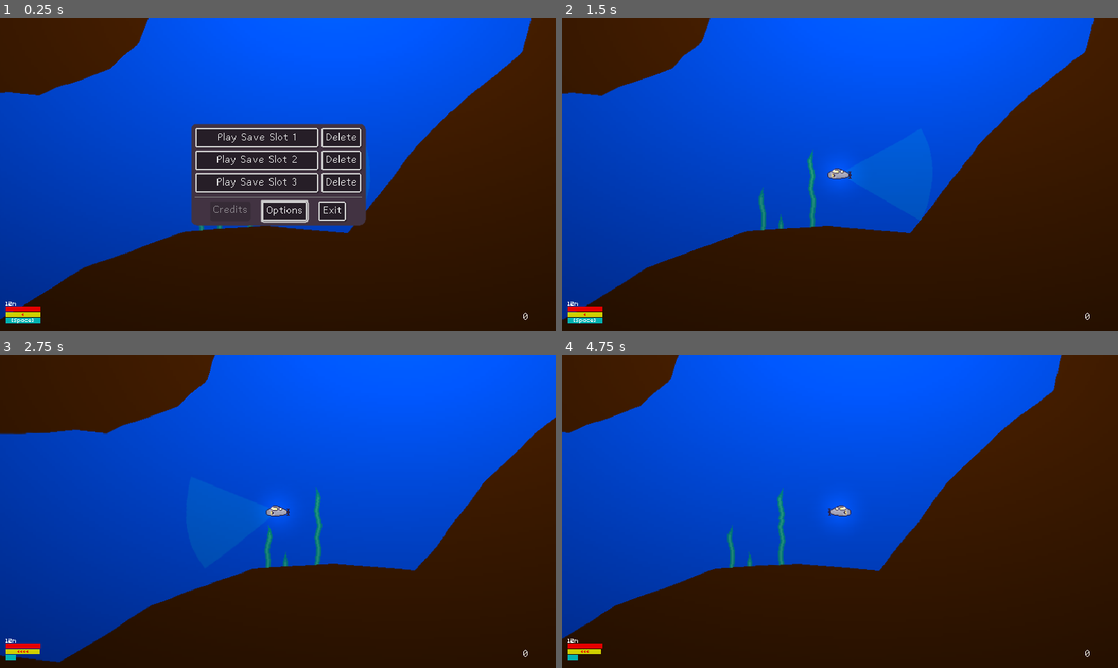
Above: before the commit, frames 1-4 (two rows, left to right).
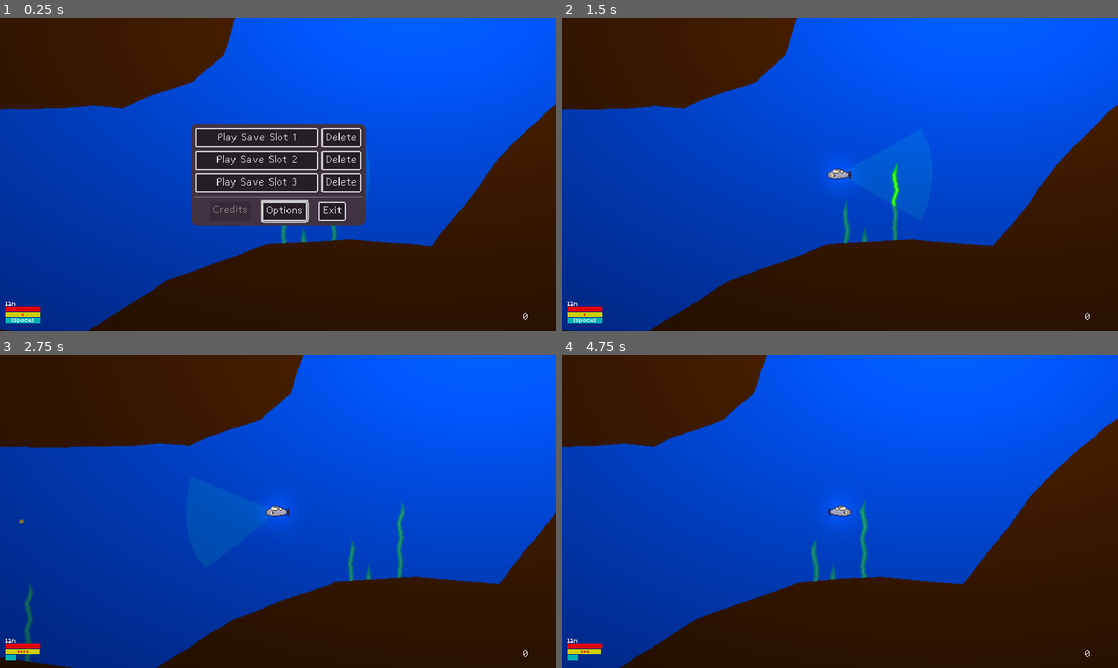
Above: after the commit, the same moments.

Repository: lupuchard/spooky-jam-submarine
Game: Godot game, scene res://Scene/Main.tscn
Two runs of this game, one before a commit and one after it. Both use one fixed random seed, a clock stepped at 60 frames per second and the inputs below.
Inputs (mouse positions are in pixels of both pictures, inside the frame that each line leads up to):
- Up to frame 1 (0.25 s): no input
- Up to frame 2 (1.5 s): move the mouse to (962, 158) at 0.52 s; hold Right (right) 0.53-1.25 s; hold Up (ascend) 0.53-1.25 s; click (962, 158) at 0.67 s; click "Play Save Slot 1" at 1.25 s
- Up to frame 3 (2.75 s): move the mouse to (166, 527) at 2.02 s; hold Left (left) from 2.03 s (still down); tap Up (ascend) at 2.1 s; tap Space (dash) at 2.3 s
- Up to frame 4 (4.75 s): move the mouse to (895, 442) at 2.77 s; release Left (left) at 2.78 s; hold Space (dash) 2.78-3.53 s; hold Right (right) 2.78-4.28 s; move the mouse to (812, 574) at 3.52 s; right-click (812, 574) at 3.6 s; click (812, 574) at 3.67 s; tap Space (dash) at 3.8 s; move the mouse to (1006, 558) at 4.27 s; hold Left (left) from 4.28 s (still down); hold Space (dash) from 4.28 s (still down)

The runs differ from the first frame. In frame 1, 22% of the frame differs, in the area x 0-100%, y 0-100%; in frame 2, 23%; in frame 3, 21%; in frame 4, 24%.

Commit message:
Low power warning

Diff:
--- a/Gui/PowerConsumptionIndicator.gd
+++ b/Gui/PowerConsumptionIndicator.gd
@@ -1,6 +1,15 @@
 extends Label
+
+const alarm_sound = preload("res://Assets/Sound/alarm.mp3")
 
 @export var player: Player
 
 func _process(_delta: float):
 	text = "<".repeat(player.get_current_power_drain())
+
+	var low_battery = player.stats[Player.Stat.Battery] < player.max_stats[Player.Stat.Battery] / 2
+	if low_battery and !$LowPowerWarning.visible:
+		$LowPowerWarning.visible = true
+		Audio.play(alarm_sound)
+	elif !low_battery:
+		$LowPowerWarning.visible = false
--- a/Scene/Main.tscn
+++ b/Scene/Main.tscn
@@ -305,7 +305,7 @@
 
 [node name="Player" type="CharacterBody2D" parent="World"]
 unique_name_in_owner = true
-position = Vector2(161, 254)
+position = Vector2(46, 236)
 collision_layer = 9
 collision_mask = 9
 script = ExtResource("1_rgh2o")
@@ -689,6 +689,16 @@
 script = ExtResource("21_g6i1l")
 player = NodePath("../../../World/Player")
 
+[node name="LowPowerWarning" type="Label" parent="CanvasLayer/PowerBar/PowerConsumptionIndicator"]
+layout_mode = 0
+offset_left = 50.0
+offset_top = 3.0
+offset_right = 90.0
+offset_bottom = 21.0
+theme_type_variation = &"LabelBig"
+theme_override_colors/font_color = Color(1, 0, 0, 1)
+text = "!!!"
+
 [node name="DashBar" type="ColorRect" parent="CanvasLayer" node_paths=PackedStringArray("player")]
 offset_left = 8.0
 offset_top = 414.0
@@ -989,9 +999,15 @@
 text = "Return"
 
 [node name="TipText" type="Label" parent="CanvasLayer"]
-offset_left = 71.0
-offset_top = 402.0
-offset_right = 340.0
-offset_bottom = 420.0
+anchors_preset = 12
+anchor_top = 1.0
+anchor_right = 1.0
+anchor_bottom = 1.0
+offset_top = -28.0
+offset_bottom = -10.0
+grow_horizontal = 2
+grow_vertical = 0
 theme_type_variation = &"LabelBig"
+text = "Tip: Right click or press the right analog stick to toggle spotlight."
+horizontal_alignment = 1
 script = ExtResource("41_i6ddj")
--- a/Scene/TipText.gd
+++ b/Scene/TipText.gd
@@ -12,9 +12,9 @@
 	time_passed += delta
 
 	if time_passed > WHEN_DASH_HINT and !dash_pressed:
-		text = "Tip: Press space to dash."
+		text = "Tip: Press space or RB to dash."
 	elif time_passed > WHEN_SPOTLIGHT_HINT and !toggle_spotlight_pressed:
-		text = "Tip: Right click to toggle spotlight."
+		text = "Tip: Right click or press the right analog stick to toggle spotlight."
 	else:
 		text = ""
 
Not shown, added: Assets/Sound/alarm.mp3.import
Not shown, added: Assets/Sound/alarm.mp3
